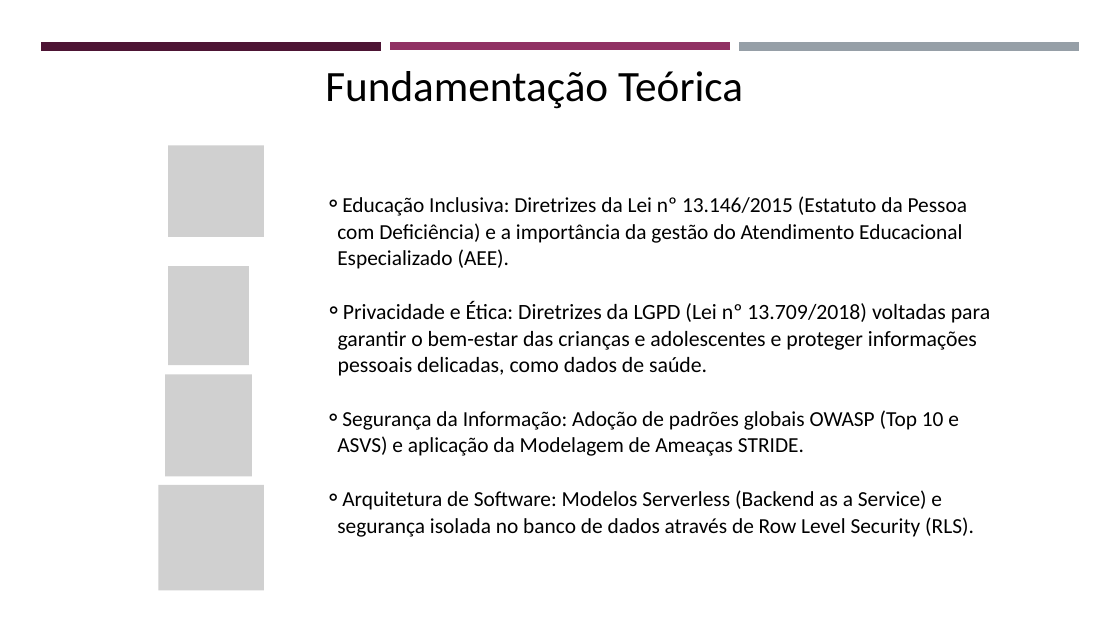
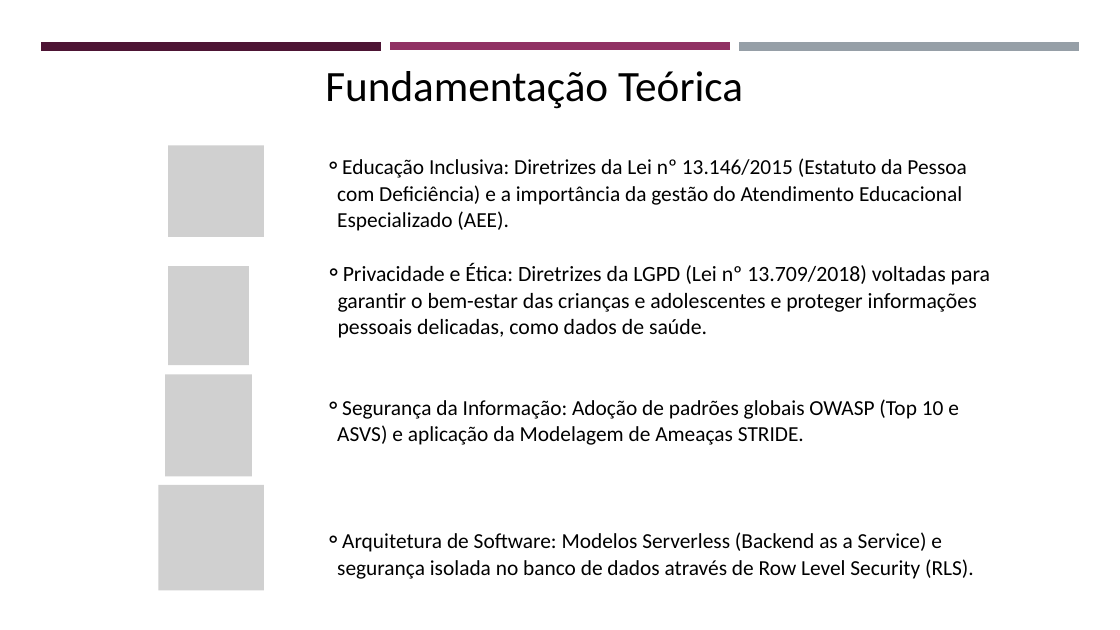
Before and after one commit to z12guilherme/gestao_atipicos, a slide deck: slide 4 of tcc/TCC - Slides.pptx. Drawn at 1120x630 pixels with LibreOffice and Linux fonts; fonts in the diff are those of the drawing; grey boxes stand for pictures. Boxes give left, top, right and bottom in pixels: in the first picture for what was removed or moved away, otherwise in the second. Text is boxed around its words. In the diff, an @@ line names an element or a change of style, - is before the commit and + after.

```diff
--- a/tcc/TCC - Slides.pptx
+++ b/tcc/TCC - Slides.pptx
@@ text "Educação Inclusiva: Diretrizes da Lei ..." rewrapped from (x1=337, y1=196, x2=990, y2=537) to (x1=337, y1=158, x2=990, y2=579) @@
```
Also in this commit, not shown: 1 other slide changed, 1 other file.
